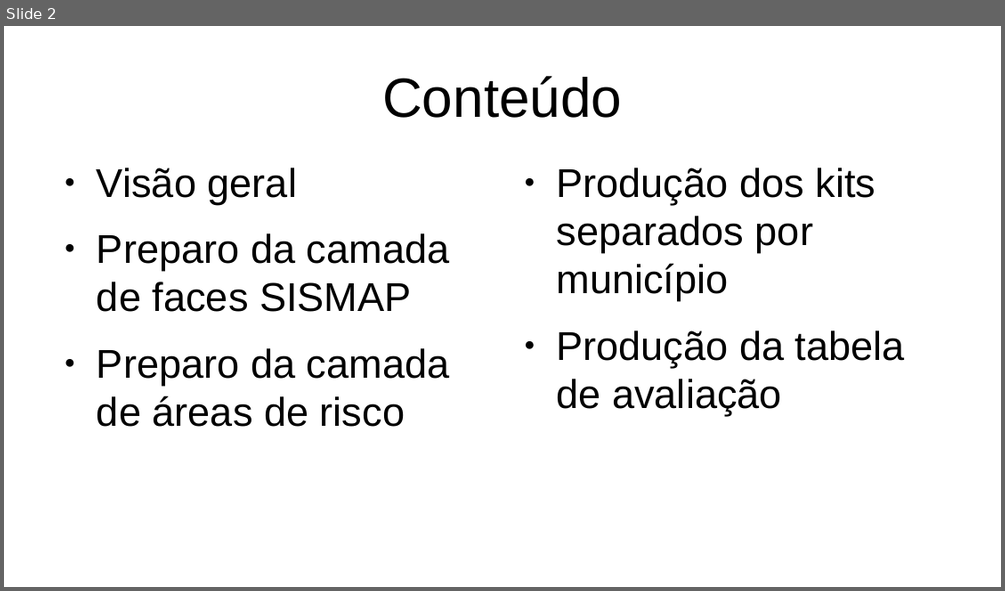
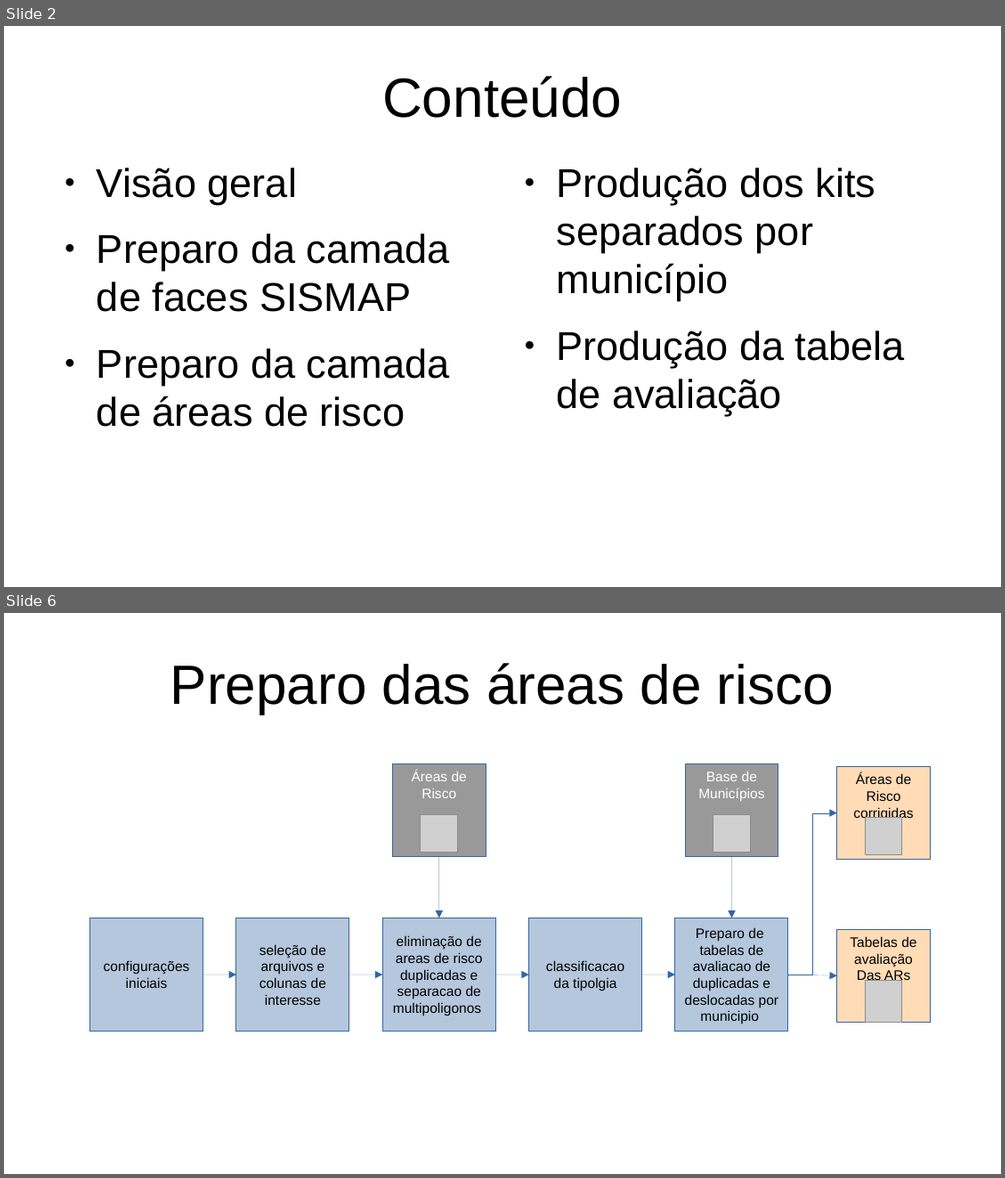
Before and after one commit to jcmartinssh/kits-BATER, a slide deck: apresentacao.odp. Shown one above the other, each under a label of ours: slide 2 before the commit, slides 2 and 6 after it; the slides between them are not shown. The pictures are 1005x591 and 1005x1178 pixels, drawn with LibreOffice and Linux fonts; fonts in the diff are those of the drawing; grey boxes stand for pictures. Boxes give left, top, right and bottom in pixels: in the first picture for what was removed or moved away, otherwise in the second. Text is boxed around its words. In the diff, an @@ line names an element or a change of style, - is before the commit and + after.

```diff
--- a/apresentacao.odp
+++ b/apresentacao.odp
@@ slide 6 added at (x1=4, y1=613, x2=1001, y2=1174), background #FFFFFF @@
@@ title added at (x1=170, y1=663, x2=833, y2=714), 44 pt, text #000000 @@
+Preparo das áreas de risco
@@ rectangle added at (x1=393, y1=764, x2=486, y2=857), fill #999999, outline #3465A4 0 pt, 11 pt, text #FFFFFF @@
+Áreas de Risco
@@ rectangle added at (x1=685, y1=764, x2=778, y2=857), fill #999999, outline #3465A4 0 pt, 11 pt, text #FFFFFF @@
+Base de Municípios
@@ rectangle added at (x1=837, y1=767, x2=930, y2=860), fill #FFDBB6, outline #3465A4 0 pt, 11 pt, text #000000 @@
+Áreas de Risco corrigidas
@@ picture added at (x1=421, y1=815, x2=458, y2=852) @@
@@ picture added at (x1=713, y1=815, x2=750, y2=852) @@
@@ elbow arrow added from (788, 975) to (837, 813), #3465A4 0 pt @@
@@ picture added at (x1=866, y1=818, x2=902, y2=854) @@
@@ arrow added from (439, 857) to (439, 918), #3465A4 0 pt @@
@@ arrow added from (732, 857) to (732, 918), #3465A4 0 pt @@
@@ rectangle added at (x1=90, y1=918, x2=203, y2=1031), fill #B4C7DC, outline #3465A4 0 pt, 11 pt, text #000000 @@
+configurações iniciais
@@ rectangle added at (x1=236, y1=918, x2=349, y2=1031), fill #B4C7DC, outline #3465A4 0 pt, 11 pt, text #000000 @@
+seleção de arquivos e colunas de interesse
@@ rectangle added at (x1=383, y1=918, x2=496, y2=1031), fill #B4C7DC, outline #3465A4 0 pt, 11 pt, text #000000 @@
+eliminação de areas de risco duplicadas e separacao de multipoligonos
@@ rectangle added at (x1=528, y1=918, x2=642, y2=1031), fill #B4C7DC, outline #3465A4 0 pt, 11 pt, text #000000 @@
+classificacao da tipolgia
@@ rectangle added at (x1=675, y1=918, x2=788, y2=1031), fill #B4C7DC, outline #3465A4 0 pt, 11 pt, text #000000 @@
+Preparo de tabelas de avaliacao de duplicadas e deslocadas por municipio
@@ rectangle added at (x1=837, y1=929, x2=930, y2=1022), fill #FFDBB6, outline #3465A4 0 pt, 11 pt, text #000000 @@
+Tabelas de avaliação
+Das ARs
@@ arrow added from (203, 975) to (236, 975), #3465A4 0 pt @@
@@ arrow added from (349, 975) to (383, 975), #3465A4 0 pt @@
@@ arrow added from (496, 975) to (528, 975), #3465A4 0 pt @@
@@ arrow added from (642, 975) to (675, 975), #3465A4 0 pt @@
@@ arrow added from (788, 975) to (837, 976), #3465A4 0 pt @@
@@ picture added at (x1=866, y1=981, x2=902, y2=1022) @@
```
Also in this commit, not shown: 2 slides changed, 4 other slides added, 2 other files.
